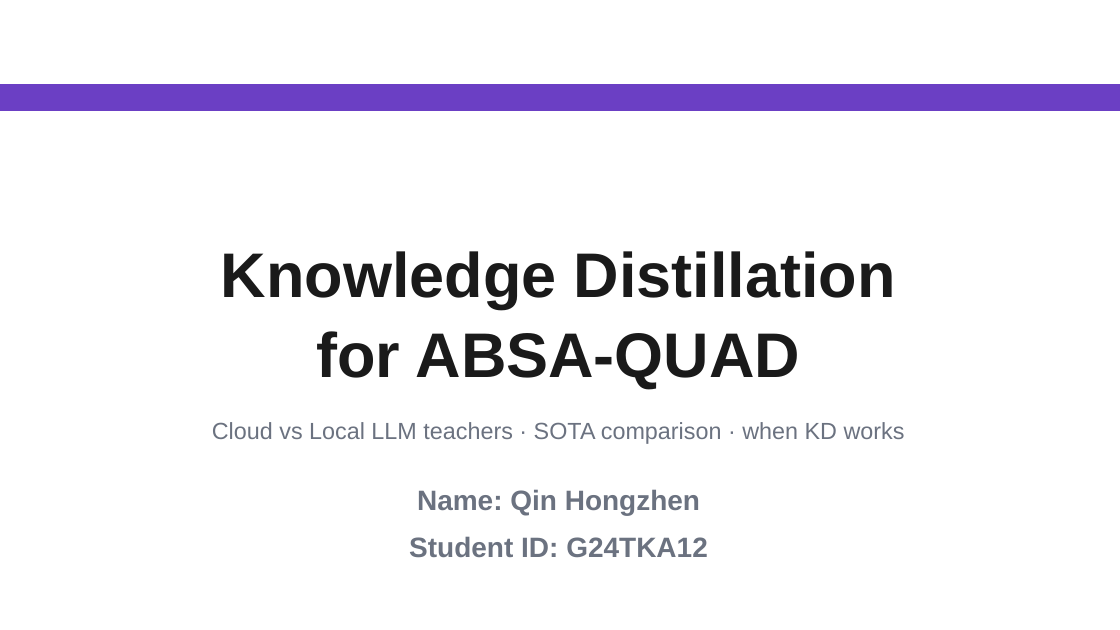
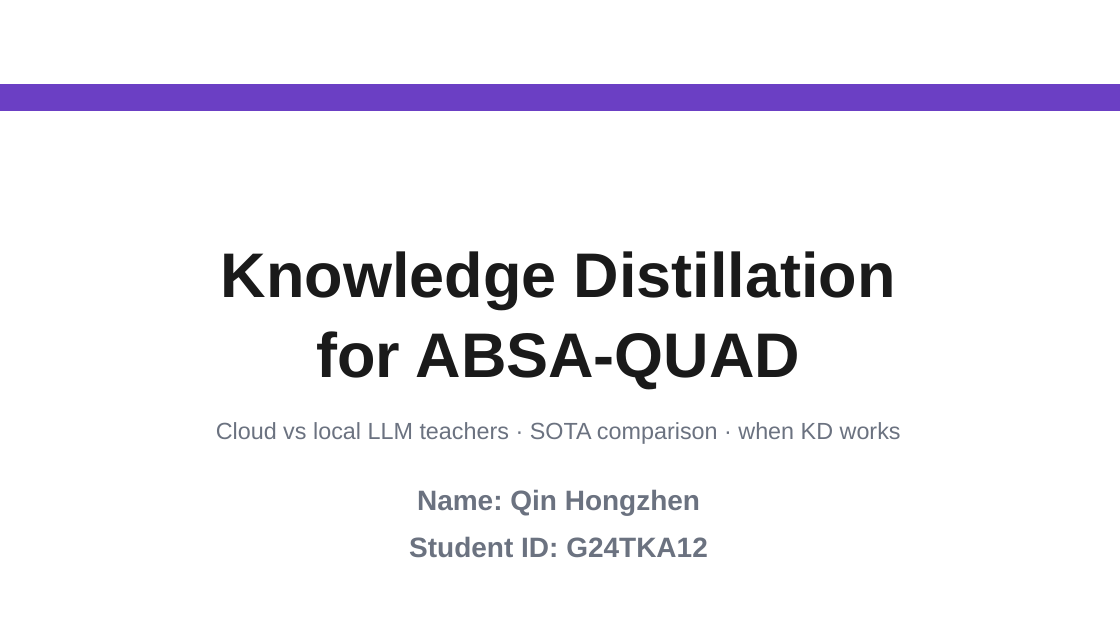
Before and after one commit to magnum-qin/ABSA-QUAD, a slide deck: slide 1 of docs/KD_group_meeting_20260629.pptx. Drawn at 1120x630 pixels with LibreOffice and Linux fonts; fonts in the diff are those of the drawing. Boxes give left, top, right and bottom in pixels: in the first picture for what was removed or moved away, otherwise in the second. Text is boxed around its words. In the diff, an @@ line names an element or a change of style, - is before the commit and + after.

```diff
--- a/docs/KD_group_meeting_20260629.pptx
+++ b/docs/KD_group_meeting_20260629.pptx
@@ text at <box>216,422,901,444</box>: text changed @@
-Cloud vs Local LLM teachers · SOTA comparison · when KD works
+Cloud vs local LLM teachers · SOTA comparison · when KD works
```
Also in this commit, not shown: 9 other slides changed.
